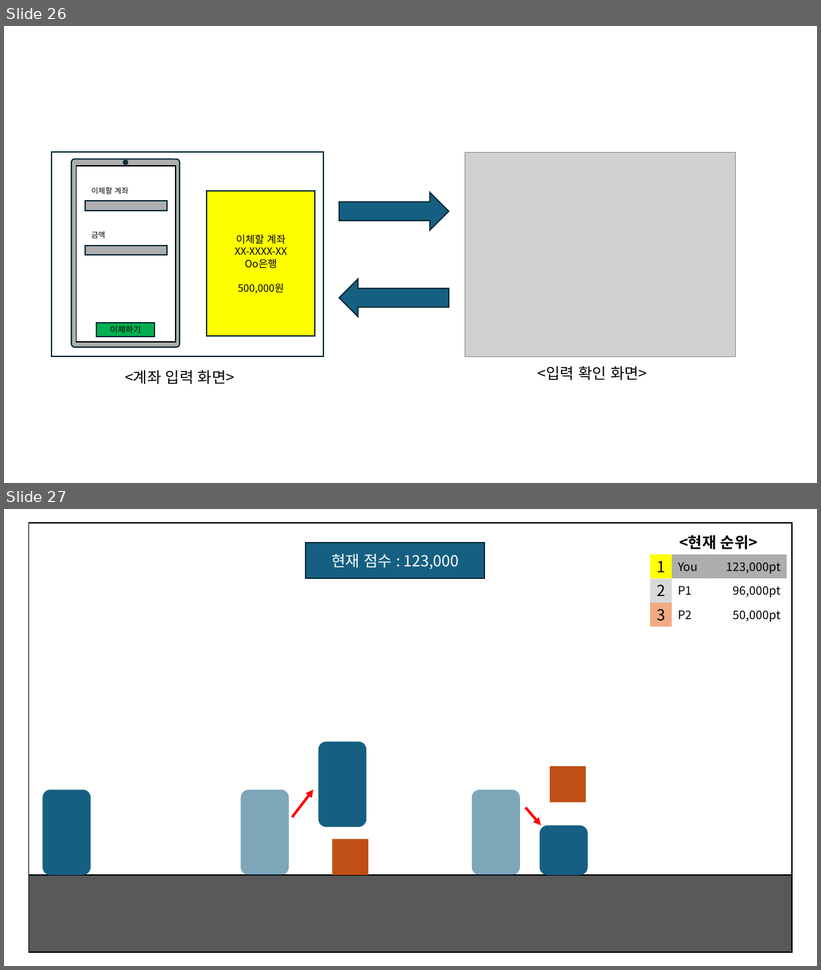
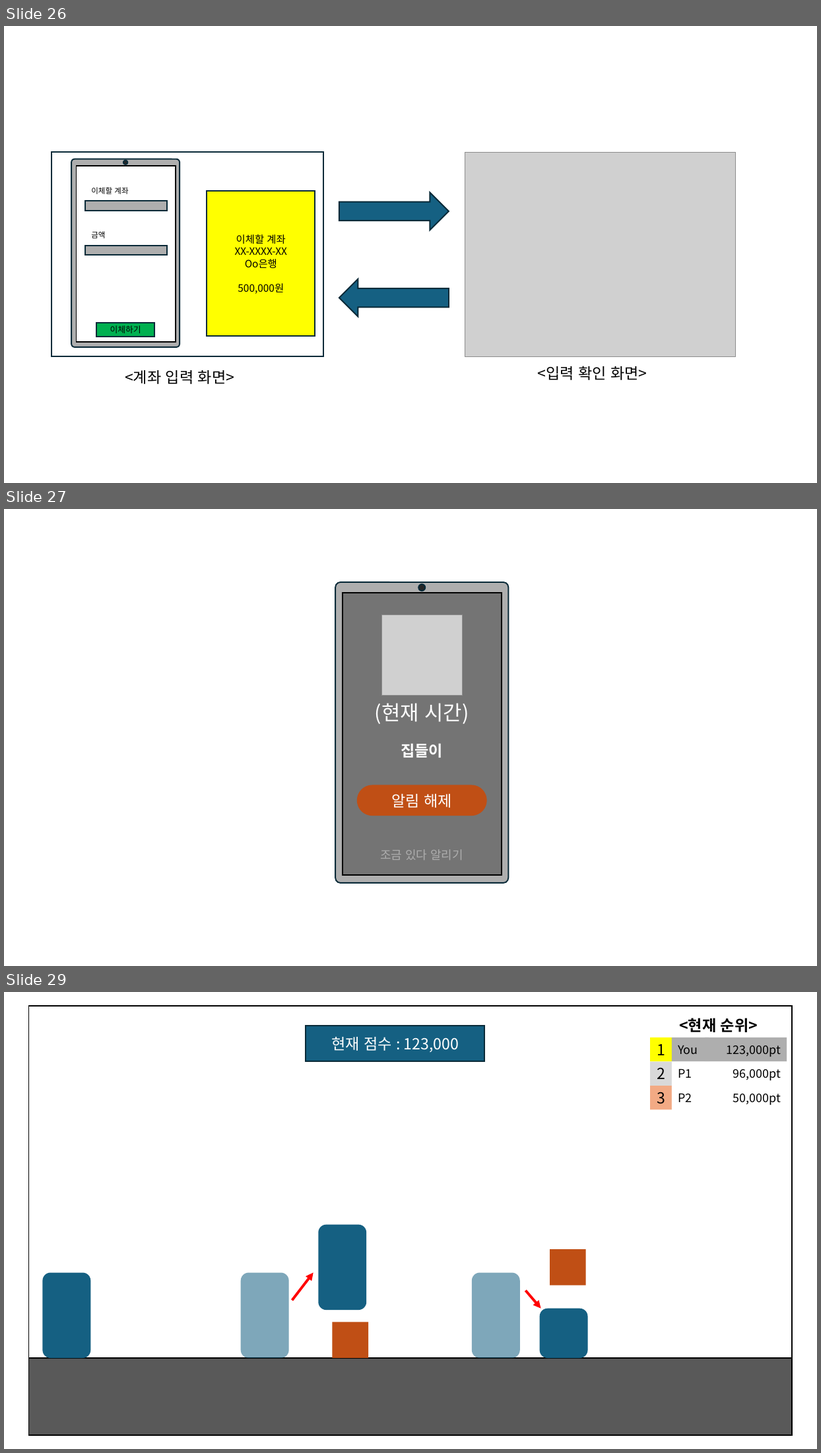
Before and after one commit to weariness00/Mandle_10Minute_Game, a slide deck: document/UI.pptx. Shown one above the other, each under a label of ours: slides 26 and 27 before the commit, slides 26, 27 and 29 after it; the slides between them are not shown. The pictures are 821x970 and 821x1453 pixels, drawn with LibreOffice and Linux fonts; fonts in the diff are those of the drawing; grey boxes stand for pictures. Boxes give left, top, right and bottom in pixels: in the first picture for what was removed or moved away, otherwise in the second. Text is boxed around its words. In the diff, an @@ line names an element or a change of style, - is before the commit and + after.

```diff
--- a/document/UI.pptx
+++ b/document/UI.pptx
@@ slide 27 added at [4,509,817,966], background #FFFFFF @@
@@ rounded rectangle added at [335,582,509,883], fill #AEAEAE, outline #092A39 1.5 pt @@
@@ ellipse added at [418,584,426,591], fill #262626, outline #092A39 1.5 pt @@
@@ rectangle added at [343,593,502,875], fill #747474, outline #000000 1.5 pt @@
@@ picture added at [382,615,462,696] @@
@@ text added at [375,703,469,724], 24 pt, text #FFFFFF @@
+(현재 시간)
@@ text added at [401,743,443,758], 18 pt, text #FFFFFF, bold @@
+집들이
@@ rounded rectangle added at [357,786,487,816], fill #C04F15, 18 pt, text #FFFFFF @@
+알림 해제
@@ text added at [380,850,463,860], 14 pt, text #AEAEAE @@
+조금 있다 알리기
@@ what was slide 27 is now slide 29 @@
```
Also in this commit, not shown: 1 other slide added, 5 other files.
